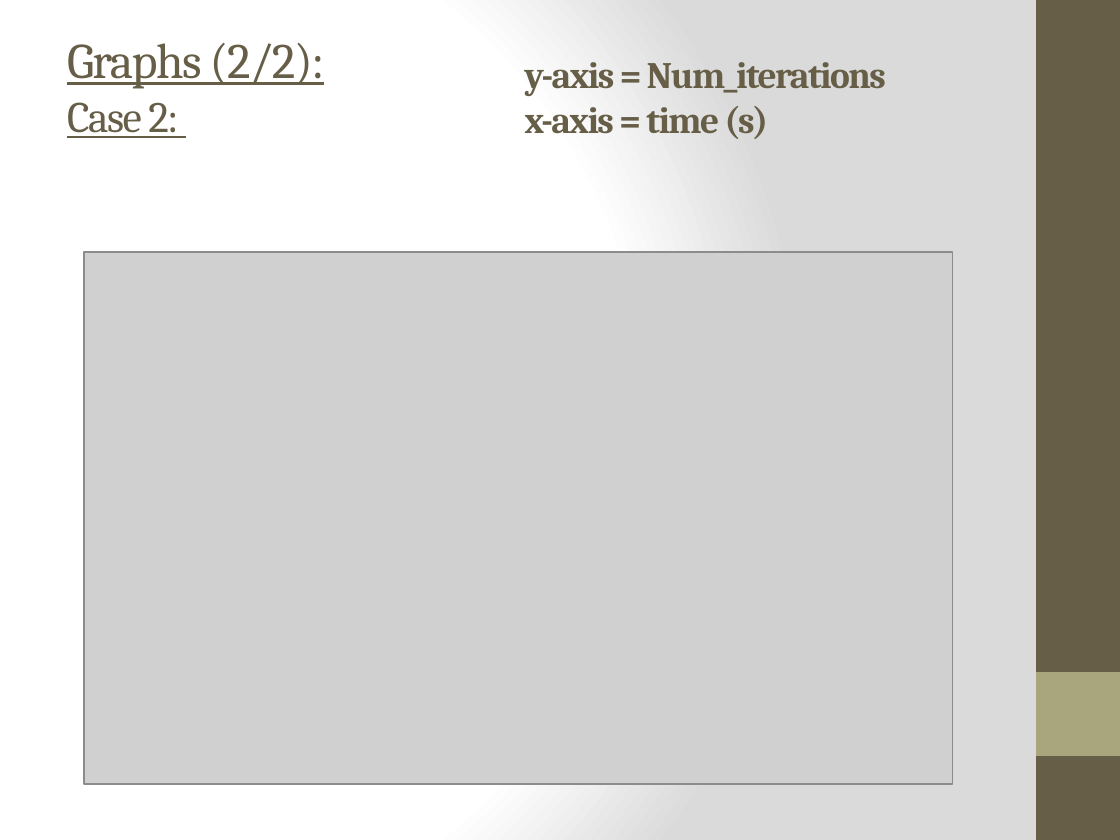
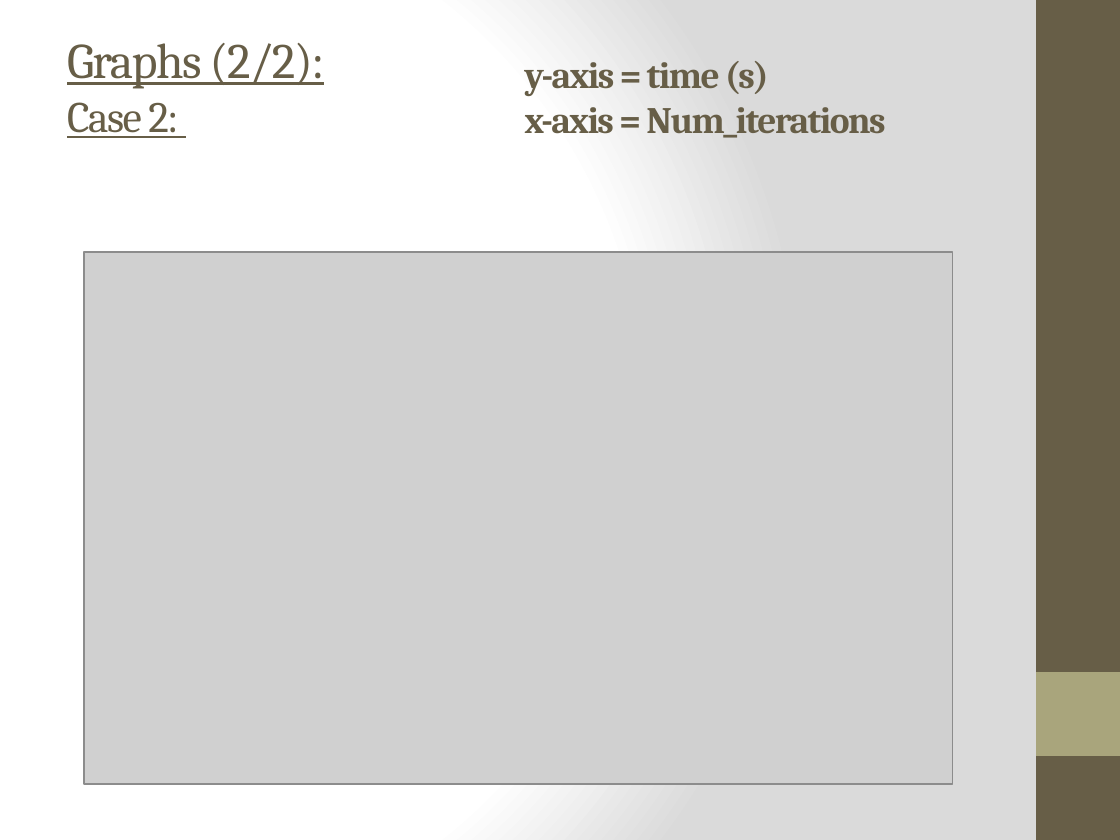
Before and after one commit to ayazhassan-courses/project-pyteam, a slide deck: slide 16 of Documentation/Presentation_final_PSO_Pyteam.pptx. Drawn at 1120x840 pixels with LibreOffice and Linux fonts; fonts in the diff are those of the drawing; grey boxes stand for pictures. Boxes give left, top, right and bottom in pixels: in the first picture for what was removed or moved away, otherwise in the second. Text is boxed around its words. In the diff, an @@ line names an element or a change of style, - is before the commit and + after.

Commit message:
Axis correction

```diff
--- a/Documentation/Presentation_final_PSO_Pyteam.pptx
+++ b/Documentation/Presentation_final_PSO_Pyteam.pptx
@@ text at (525, 61, 885, 138): text changed @@
-y-axis = Num_iterations
-x-axis = time (s)
+y-axis = time (s)
+x-axis = Num_iterations
```
Also in this commit, not shown: 2 other slides changed.
